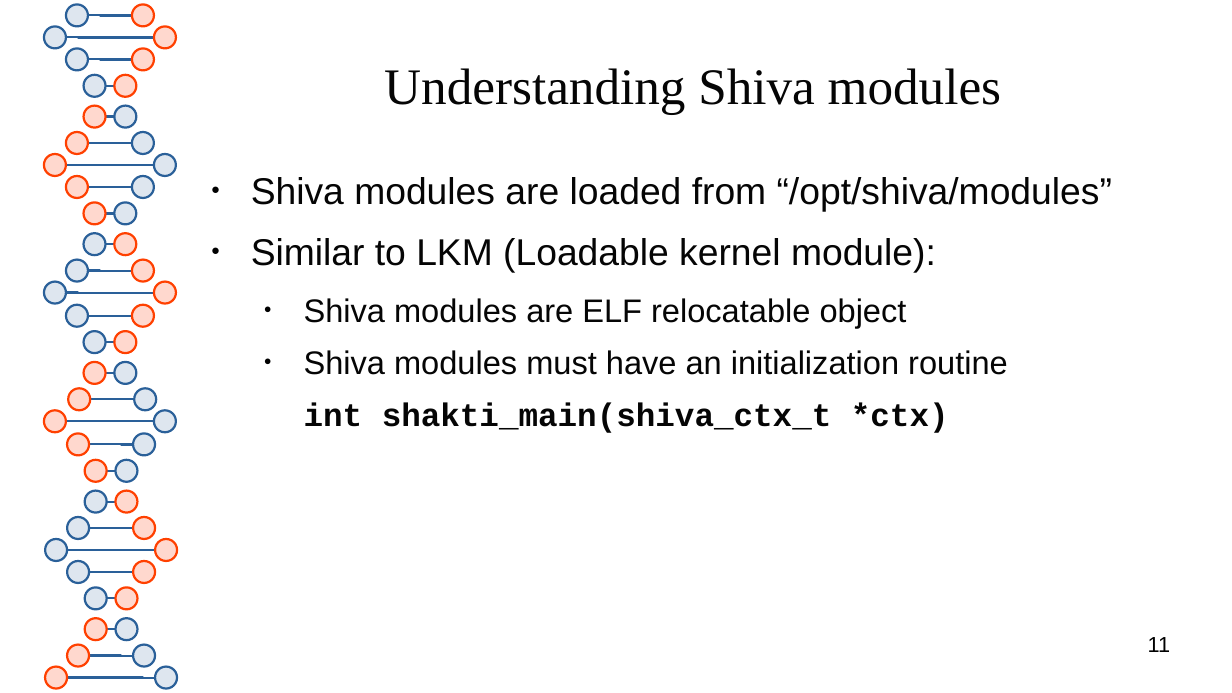
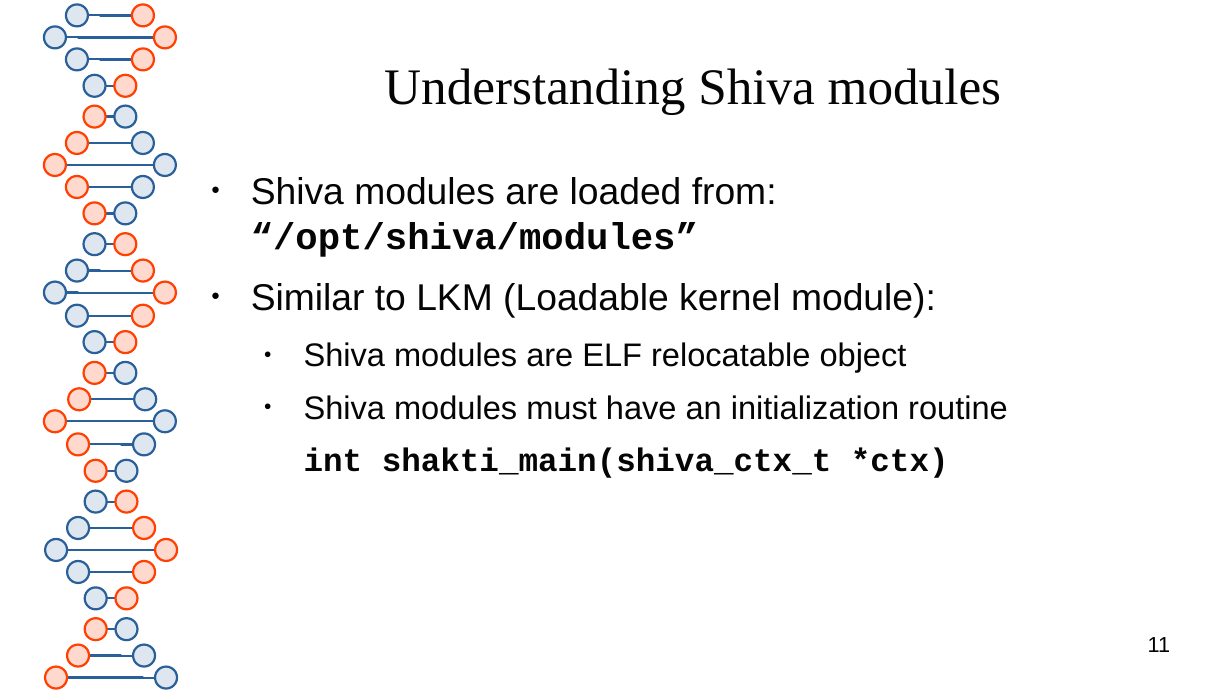
Before and after one commit to advanced-microcode-patching/shiva, a slide deck: slide 11 of presentation/shiva_runtime.odp. Drawn at 1232x693 pixels with LibreOffice and Linux fonts; fonts in the diff are those of the drawing. Boxes give left, top, right and bottom in pixels: in the first picture for what was removed or moved away, otherwise in the second. Text is boxed around its words. In the diff, an @@ line names an element or a change of style, - is before the commit and + after.

```diff
--- a/presentation/shiva_runtime.odp
+++ b/presentation/shiva_runtime.odp
@@ text at (251,177,777,257): text changed @@
-● Shiva modules are loaded from “/opt/shiva/modules”
+● Shiva modules are loaded from: “/opt/shiva/modules”
```
Also in this commit, not shown: 4 other slides changed, 5 slides added, 1 slide removed, 1 other file.
